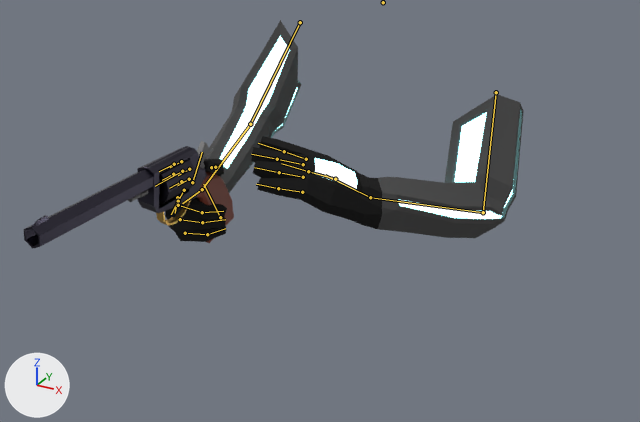
The Blender file Assets/weapons/in-progress/revolver arms.blend, before and after one commit.
Before and after are seen from a 50 mm lens placed at (30.5, -66.0, 13.4), pointed at (0.1, -10.7, -14.2). Every picture has the same lights, and +X, +Y and +Z are marked at lower left. Both versions are drawn at frame 280 of the action 'FPSArmsAction'; the numbers are the values there. The bones that bend it are drawn over the model as lines.

In view in the first picture: 'Cube.001', 'arms'.
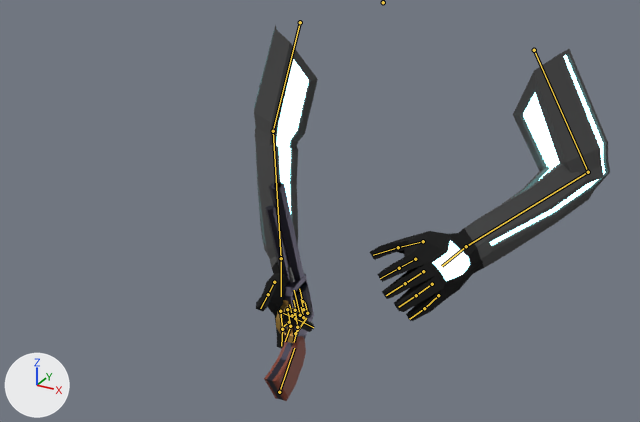
Boxes [x1, y1, x2, y2] around the edits, measured in the pictures (640 x 422 px):
'arms', posed (46% taller)
    before: [165, 20, 524, 242]
    after: [254, 25, 610, 349]
'Cube.001', posed (76% narrower, 102% taller)
    before: [24, 141, 234, 249]
    after: [264, 182, 314, 401]
bone 'frame', root to tip
    before: (220, 217) to (203, 184)
    after: (279, 392) to (294, 348)
bone 'hammer', root to tip
    before: (192, 182) to (202, 152)
    after: (295, 333) to (306, 318)
bone 'Shoulder.L', root to tip
    before: (496, 92) to (483, 212)
    after: (534, 50) to (588, 172)
bone 'Index1.R', root to tip
    before: (184, 190) to (178, 201)
    after: (280, 312) to (295, 318)
bone 'Middle1.R', root to tip
    before: (178, 205) to (202, 212)
    after: (280, 311) to (282, 329)
bone 'Middle2.R', root to tip
    before: (202, 212) to (223, 211)
    after: (282, 329) to (281, 346)
bone 'Ring1.R', root to tip
    before: (180, 219) to (202, 222)
    after: (287, 309) to (290, 326)
bone 'Ring2.R', root to tip
    before: (202, 222) to (225, 219)
    after: (290, 326) to (285, 341)
bone 'Pinky1.R', root to tip
    before: (185, 233) to (207, 234)
    after: (295, 310) to (297, 327)
bone 'Pinky2.R', root to tip
    before: (207, 234) to (225, 228)
    after: (297, 327) to (294, 342)
bone 'Thumb1.R', root to tip
    before: (211, 167) to (215, 167)
    after: (274, 282) to (268, 294)

What the commit changed:
Bone 'frame' (bone_frame) moves from (0.171, -0.307, 0.177) to (-0.101, 2.753, -2.172).
Bone 'frame' (bone_frame) turns from (0, -3, 5) to (152, 6, 0) degrees about its own x, y and z.
Bone 'hammer' (bone_hammer) turns from (32, 0, 0) to (0, 0, 0) degrees about its own x, y and z.
Bone 'Shoulder.L' (bone_shoulder_l) moves from (-0.65, 0.28, 0.88) to (0.0, 0.0, 0.0).
Bone 'HandIK.L' (bone_handik_l) moves from (0.64, -1.74, 0.15) to (2.31, -2.67, 2.17).
Bone 'HandIK.L' (bone_handik_l) turns from (-25, -55, 4) to (0, 0, 0) degrees about its own x, y and z.
Bone 'HandIK.R' (bone_handik_r) moves from (-0.26, -1.47, 0.83) to (-2.73, -4.08, 3.52).
Bone 'HandIK.R' (bone_handik_r) turns from (33, 13, -1) to (61, -25, -60) degrees about its own x, y and z.
Bone 'Index1.R' (bone_index1_r) turns from (9, 6, 14) to (39, 20, -30) degrees about its own x, y and z.
Bone 'Middle1.R' (bone_middle1_r) moves from (0.0, 0.0, 0.0) to (0.01, -0.08, -0.03).
Bone 'Middle1.R' (bone_middle1_r) turns from (49, 24, -38) to (2, 12, 30) degrees about its own x, y and z.
Bone 'Middle2.R' (bone_middle2_r) moves from (0.0, 0.0, 0.0) to (0.05, -0.11, 0.08).
Bone 'Middle2.R' (bone_middle2_r) turns from (39, 2, -41) to (-6, 2, 6) degrees about its own x, y and z.
Bone 'Ring1.R' (bone_ring1_r) moves from (0.0, 0.0, 0.0) to (0.01, -0.05, -0.02).
Bone 'Ring1.R' (bone_ring1_r) turns from (44, 27, -55) to (0, 6, 16) degrees about its own x, y and z.
Bone 'Ring2.R' (bone_ring2_r) moves from (0.0, 0.0, 0.0) to (0.06, 0.0, 0.05).
Bone 'Ring2.R' (bone_ring2_r) turns from (20, 3, -26) to (-19, 6, 25) degrees about its own x, y and z.
Bone 'Pinky1.R' (bone_pinky1_r) moves from (0.0, 0.0, 0.0) to (-0.04, 0.04, -0.02).
Bone 'Pinky1.R' (bone_pinky1_r) turns from (-4, -6, -82) to (1, 0, 11) degrees about its own x, y and z.
Bone 'Pinky2.R' (bone_pinky2_r) turns from (-21, 9, 33) to (14, 1, -20) degrees about its own x, y and z.
Bone 'Thumb1.R' (bone_thumb1_r) moves from (0.04, 0.07, -0.11) to (-0.06, -0.06, -0.25).
Bone 'Thumb1.R' (bone_thumb1_r) turns from (0, 0, 0) to (-41, 12, -30) degrees about its own x, y and z.
